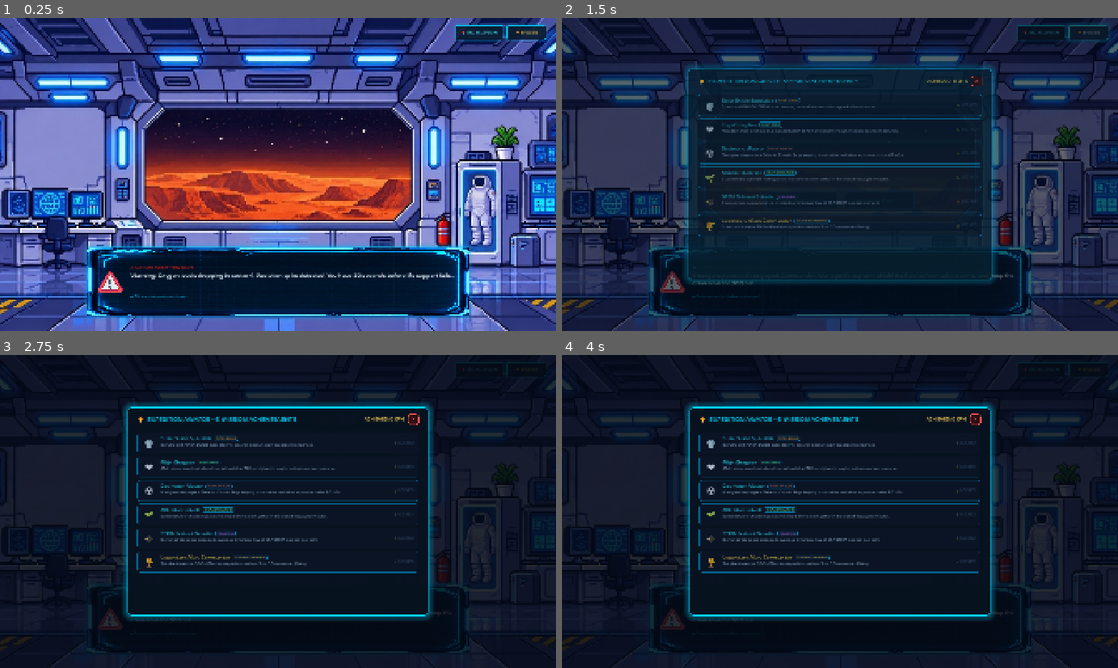
Above: before the commit, frames 1-4 (two rows, left to right).
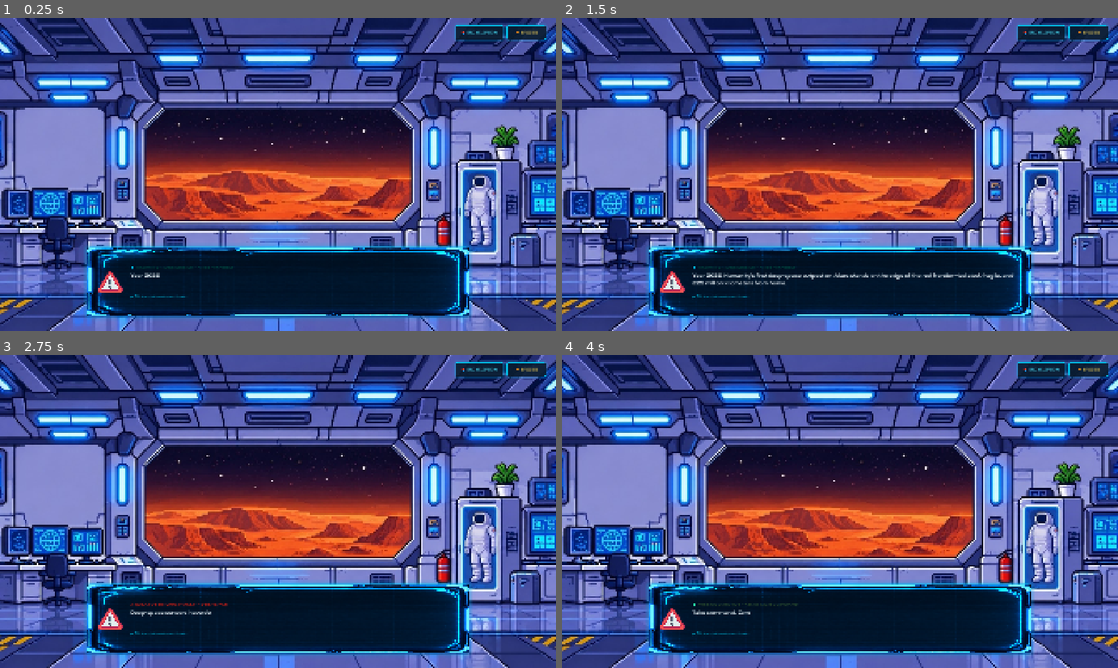
Above: after the commit, the same moments.

Repository: chaybentaleb/Astro_Care
Game: Godot game, scene res://scenes/main.tscn
Two runs of this game, one before a commit and one after it. Both use one fixed random seed, a clock stepped at 60 frames per second and the inputs below.
Inputs (mouse positions are in pixels of both pictures, inside the frame that each line leads up to):
- Up to frame 1 (0.25 s): no input
- Up to frame 2 (1.5 s): click "📚 ENCYCLOPEDIA" at 0.5 s; click "🏆 BADGES" at 1.25 s
- Up to frame 3 (2.75 s): click (316, 536) at 2 s, where only the run before the commit has a clickable "HOW TO PLAY ❓"
- Up to frame 4 (4 s): click (801, 536) at 2.75 s, where only the run before the commit has a clickable "START MISSION ▶"; click (801, 536) at 3.5 s, where only the run before the commit has a clickable "START MISSION ▶"

The runs differ from the first frame. In frame 1, 0.6% of the frame differs, in the area x 23-82%, y 79-84%; in frame 2, 83%; in frame 3, 86%, in the area x 0-100%, y 0-100%; in frame 4, 86%.

Commit message:
feat: 4-step intro storytelling with typewriter + crew teaser speech + menu reveal

Diff:
--- a/scenes/dialogue.gd
+++ b/scenes/dialogue.gd
@@ -14,7 +14,7 @@
 @onready var btn_start_mission: Button = %BtnStartMission
 @onready var btn_how_to_play: Button = %BtnHowToPlay
 
-# Top-Right Utility Buttons (Placeholder Hooks)
+# Top-Right Utility Buttons
 @onready var btn_encyclopedia: Button = %BtnEncyclopedia
 @onready var btn_badges: Button = %BtnBadges
 
@@ -23,6 +23,15 @@
 @onready var btn_close_how_to_play: Button = %BtnCloseHowToPlay
 @onready var btn_got_it: Button = %BtnGotIt
 
+# Crew Team Section
+@onready var crew_section: Control = %CrewSection if has_node("%CrewSection") else null
+@onready var crew_avatar_1: TextureRect = %CrewAvatar1 if has_node("%CrewAvatar1") else null
+@onready var crew_avatar_2: TextureRect = %CrewAvatar2 if has_node("%CrewAvatar2") else null
+@onready var crew_avatar_3: TextureRect = %CrewAvatar3 if has_node("%CrewAvatar3") else null
+@onready var crew_avatar_4: TextureRect = %CrewAvatar4 if has_node("%CrewAvatar4") else null
+@onready var crew_speech_bubble: PanelContainer = %CrewSpeechBubble if has_node("%CrewSpeechBubble") else null
+@onready var crew_speech_text: Label = %CrewSpeechText if has_node("%CrewSpeechText") else null
+
 var encyclopedia_scene = preload("res://scenes/EncyclopediaModal.tscn")
 var encyclopedia_instance: EncyclopediaModal = null
 
@@ -31,43 +40,72 @@
 
 var dialogue_index: int = 0
 var is_advancing: bool = false
-
-const DIALOGUE_STEPS: Array[String] = [
-	"Warning: Oxygen levels dropping in sector 4. Radiation spike detected. You have 30 seconds before life support fails...",
-	"Emergency protocols engaged, Commander. Manage life support, shield the habitat from solar storms, and keep the crew alive for 30 Sols!"
+var is_typewriting: bool = false
+var typewriter_tween: Tween = null
+var current_target_text: String = ""
+var current_phase: String = "intro"  # "intro", "crew_teaser", "menu"
+
+# Audio
+var audio_typewriter: AudioStreamPlayer = null
+var audio_click: AudioStreamPlayer = null
+var sfx_astrobot_speak: AudioStream = null
+var sfx_click: AudioStream = null
+
+# ─── Storytelling Steps ──────────────────────────────────────────────
+const INTRO_STEPS: Array[Dictionary] = [
+	{
+		"header": "📡 INCOMING TRANSMISSION • ARES-4 HABITAT",
+		"header_color": [0.0, 0.85, 1.0, 1.0],
+		"text": "Year 2026. Humanity's first deep-space outpost on Mars stands on the edge of the red frontier—isolated, fragile, and 225 million kilometers from home."
+	},
+	{
+		"header": "⚠️ SOLAR OBSERVATORY ALERT • DEEP SPACE",
+		"header_color": [1.0, 0.35, 0.25, 1.0],
+		"text": "Deep-space sensors have detected a massive surge in solar activity. Deadly X-class flares and coronal mass ejections are hurtling straight toward our sector."
+	},
+	{
+		"header": "☢️ CRITICAL SYSTEM WARNING • LIFE SUPPORT",
+		"header_color": [1.0, 0.6, 0.15, 1.0],
+		"text": "Power grids, oxygen recyclers, crops, and radiation shields are pushed to their limits. Every choice you make will decide who survives the storm."
+	},
+	{
+		"header": "🛡️ MISSION DIRECTIVE • ASTRO-CARE COMMAND",
+		"header_color": [0.2, 0.95, 0.7, 1.0],
+		"text": "Take command, Commander. Survive 30 Martian Sols, protect the crew from lethal radiation, and keep humanity's hope alive."
+	},
 ]
 
-func _ensure_nodes() -> void:
-	if dialogue_text == null:
-		dialogue_text = get_node_or_null("%DialogueText")
-	if click_hint == null:
-		click_hint = get_node_or_null("%ClickHint")
-	if header_label == null:
-		header_label = get_node_or_null("%HeaderLabel")
-	if warning_icon == null:
-		warning_icon = get_node_or_null("%WarningIcon")
-	if intro_control == null:
-		intro_control = get_node_or_null("IntroControl")
-	if dialogue_anchor == null:
-		dialogue_anchor = get_node_or_null("IntroControl/DialogueAnchor")
-	if action_buttons_center == null:
-		action_buttons_center = get_node_or_null("%ActionButtonsCenter")
-	if btn_start_mission == null:
-		btn_start_mission = get_node_or_null("%BtnStartMission")
-	if btn_how_to_play == null:
-		btn_how_to_play = get_node_or_null("%BtnHowToPlay")
-	if btn_encyclopedia == null:
-		btn_encyclopedia = get_node_or_null("%BtnEncyclopedia")
-	if btn_badges == null:
-		btn_badges = get_node_or_null("%BtnBadges")
-	if how_to_play_modal == null:
-		how_to_play_modal = get_node_or_null("%HowToPlayModal")
-	if btn_close_how_to_play == null:
-		btn_close_how_to_play = get_node_or_null("%BtnCloseHowToPlay")
-	if btn_got_it == null:
-		btn_got_it = get_node_or_null("%BtnGotIt")
-
-	# Ensure signal connections
+const CREW_TEASER_TEXT: String = "Are you ready to face the red storms, Commander? Let's secure the habitat!"
+
+func _ready() -> void:
+	_ensure_nodes()
+	_load_audio()
+	dialogue_index = 0
+	is_advancing = false
+	current_phase = "intro"
+
+	if intro_control:
+		intro_control.mouse_filter = Control.MOUSE_FILTER_PASS
+		if not intro_control.gui_input.is_connected(_on_gui_input):
+			intro_control.gui_input.connect(_on_gui_input)
+
+	if dialogue_anchor:
+		dialogue_anchor.mouse_filter = Control.MOUSE_FILTER_PASS
+		if not dialogue_anchor.gui_input.is_connected(_on_gui_input):
+			dialogue_anchor.gui_input.connect(_on_gui_input)
+
+	if action_buttons_center:
+		action_buttons_center.visible = false
+	if how_to_play_modal:
+		how_to_play_modal.visible = false
+	if crew_section:
+		crew_section.visible = false
+		crew_section.modulate.a = 0.0
+	if crew_speech_bubble:
+		crew_speech_bubble.visible = false
+		crew_speech_bubble.modulate.a = 0.0
+
+	# Connect action buttons
 	if btn_start_mission and not btn_start_mission.pressed.is_connected(_on_start_mission_pressed):
 		btn_start_mission.pressed.connect(_on_start_mission_pressed)
 	if btn_how_to_play and not btn_how_to_play.pressed.is_connected(_on_how_to_play_pressed):
@@ -81,95 +119,225 @@
 	if btn_badges and not btn_badges.pressed.is_connected(_on_badges_pressed):
 		btn_badges.pressed.connect(_on_badges_pressed)
 
-func _enter_tree() -> void:
-	_ensure_nodes()
-
-func _ready() -> void:
-	_ensure_nodes()
-	dialogue_index = 0
-	is_advancing = false
-
-	if intro_control:
-		intro_control.mouse_filter = Control.MOUSE_FILTER_PASS
-		if not intro_control.gui_input.is_connected(_on_gui_input):
-			intro_control.gui_input.connect(_on_gui_input)
-
-	if dialogue_anchor:
-		dialogue_anchor.mouse_filter = Control.MOUSE_FILTER_PASS
-		if not dialogue_anchor.gui_input.is_connected(_on_gui_input):
-			dialogue_anchor.gui_input.connect(_on_gui_input)
-
-	if action_buttons_center:
-		action_buttons_center.visible = false
-
-	if how_to_play_modal:
-		how_to_play_modal.visible = false
-
-	# Connect action buttons
-	if btn_start_mission and not btn_start_mission.pressed.is_connected(_on_start_mission_pressed):
-		btn_start_mission.pressed.connect(_on_start_mission_pressed)
-	if btn_how_to_play and not btn_how_to_play.pressed.is_connected(_on_how_to_play_pressed):
-		btn_how_to_play.pressed.connect(_on_how_to_play_pressed)
-	if btn_close_how_to_play and not btn_close_how_to_play.pressed.is_connected(_on_close_modal_pressed):
-		btn_close_how_to_play.pressed.connect(_on_close_modal_pressed)
-	if btn_got_it and not btn_got_it.pressed.is_connected(_on_close_modal_pressed):
-		btn_got_it.pressed.connect(_on_close_modal_pressed)
-
-	# Connect top-right utility buttons
-	if btn_encyclopedia and not btn_encyclopedia.pressed.is_connected(_on_encyclopedia_pressed):
-		btn_encyclopedia.pressed.connect(_on_encyclopedia_pressed)
-	if btn_badges and not btn_badges.pressed.is_connected(_on_badges_pressed):
-		btn_badges.pressed.connect(_on_badges_pressed)
-
-	# Instance EncyclopediaModal.tscn (hidden by default) in Intro/Main Menu scene
+	# Pre-instance EncyclopediaModal
 	if encyclopedia_instance == null or not is_instance_valid(encyclopedia_instance):
 		encyclopedia_instance = encyclopedia_scene.instantiate()
 		encyclopedia_instance.visible = false
 		add_child(encyclopedia_instance)
 
-	show_dialogue_step(0)
-
-func show_dialogue_step(index: int) -> void:
+	# Start first intro step with typewriter
+	_show_intro_step(0)
+
+func _load_audio() -> void:
+	# Create AudioStreamPlayers
+	audio_typewriter = AudioStreamPlayer.new()
+	audio_typewriter.bus = "Master"
+	audio_typewriter.volume_db = -6.0
+	add_child(audio_typewriter)
+
+	audio_click = AudioStreamPlayer.new()
+	audio_click.bus = "Master"
+	audio_click.volume_db = -4.0
+	add_child(audio_click)
+
+	# Load typing sound
+	if ResourceLoader.exists("res://assets/audios/astrobot_speak.wav"):
+		sfx_astrobot_speak = load("res://assets/audios/astrobot_speak.wav")
+	elif ResourceLoader.exists("res://assets/audio/sound effects/typing.mp3"):
+		sfx_astrobot_speak = load("res://assets/audio/sound effects/typing.mp3")
+
+	# Load click sound
+	if ResourceLoader.exists("res://assets/audio/sound effects/click.mp3.mp3"):
+		sfx_click = load("res://assets/audio/sound effects/click.mp3.mp3")
+	elif ResourceLoader.exists("res://assets/audio/sound effects/pop up bot.mp3"):
+		sfx_click = load("res://assets/audio/sound effects/pop up bot.mp3")
+
+func _ensure_nodes() -> void:
+	if dialogue_text == null: dialogue_text = get_node_or_null("%DialogueText")
+	if click_hint == null: click_hint = get_node_or_null("%ClickHint")
+	if header_label == null: header_label = get_node_or_null("%HeaderLabel")
+	if warning_icon == null: warning_icon = get_node_or_null("%WarningIcon")
+	if intro_control == null: intro_control = get_node_or_null("IntroControl")
+	if dialogue_anchor == null: dialogue_anchor = get_node_or_null("IntroControl/DialogueAnchor")
+	if action_buttons_center == null: action_buttons_center = get_node_or_null("%ActionButtonsCenter")
+	if btn_start_mission == null: btn_start_mission = get_node_or_null("%BtnStartMission")
+	if btn_how_to_play == null: btn_how_to_play = get_node_or_null("%BtnHowToPlay")
+	if btn_encyclopedia == null: btn_encyclopedia = get_node_or_null("%BtnEncyclopedia")
+	if btn_badges == null: btn_badges = get_node_or_null("%BtnBadges")
+	if how_to_play_modal == null: how_to_play_modal = get_node_or_null("%HowToPlayModal")
+	if btn_close_how_to_play == null: btn_close_how_to_play = get_node_or_null("%BtnCloseHowToPlay")
+	if btn_got_it == null: btn_got_it = get_node_or_null("%BtnGotIt")
+	if crew_section == null: crew_section = get_node_or_null("%CrewSection")
+	if crew_avatar_1 == null: crew_avatar_1 = get_node_or_null("%CrewAvatar1")
+	if crew_avatar_2 == null: crew_avatar_2 = get_node_or_null("%CrewAvatar2")
+	if crew_avatar_3 == null: crew_avatar_3 = get_node_or_null("%CrewAvatar3")
+	if crew_avatar_4 == null: crew_avatar_4 = get_node_or_null("%CrewAvatar4")
+	if crew_speech_bubble == null: crew_speech_bubble = get_node_or_null("%CrewSpeechBubble")
+	if crew_speech_text == null: crew_speech_text = get_node_or_null("%CrewSpeechText")
+
+# ─── Intro Storytelling ──────────────────────────────────────────────
+
+func _show_intro_step(index: int) -> void:
 	_ensure_nodes()
 	dialogue_index = index
 
-	if dialogue_text:
-		dialogue_text.autowrap_mode = TextServer.AUTOWRAP_WORD_SMART
-		if index >= 0 and index < DIALOGUE_STEPS.size():
-			dialogue_text.text = DIALOGUE_STEPS[index]
-
-	if index == 0:
-		if header_label:
-			header_label.text = "⚠️ CRITICAL ALERT • SECTOR 4"
-			header_label.modulate = Color(1.0, 0.35, 0.25, 1.0)
-		if click_hint:
-			click_hint.text = "▶ Click anywhere to continue..."
-			click_hint.visible = true
-		if action_buttons_center:
-			action_buttons_center.visible = false
-	else:
-		if header_label:
-			header_label.text = "🛡️ MISSION DIRECTIVE • ASTRO-CARE COMMAND"
-			header_label.modulate = Color(0.2, 0.9, 1.0, 1.0)
-		if click_hint:
-			click_hint.text = "▶ Select an option below to proceed."
-		if action_buttons_center:
-			action_buttons_center.visible = true
-			action_buttons_center.modulate.a = 0.0
-			action_buttons_center.scale = Vector2(0.9, 0.9)
-			action_buttons_center.pivot_offset = action_buttons_center.size / 2.0
-			var tween = create_tween().set_parallel(true)
-			tween.tween_property(action_buttons_center, "modulate:a", 1.0, 0.25)
-			tween.tween_property(action_buttons_center, "scale", Vector2(1.0, 1.0), 0.25).set_trans(Tween.TRANS_BACK).set_ease(Tween.EASE_OUT)
+	if index < 0 or index >= INTRO_STEPS.size():
+		return
+
+	var step = INTRO_STEPS[index]
+
+	# Show dialogue anchor, hide crew section
+	if dialogue_anchor:
+		dialogue_anchor.visible = true
+	if crew_section:
+		crew_section.visible = false
+
+	# Update header
+	if header_label:
+		header_label.text = step["header"]
+		var hc = step["header_color"]
+		header_label.modulate = Color(hc[0], hc[1], hc[2], hc[3])
+
+	# Update click hint
+	if click_hint:
+		click_hint.text = "▶ Click anywhere to continue..."
+		click_hint.visible = true
+
+	# Hide buttons during intro
+	if action_buttons_center:
+		action_buttons_center.visible = false
+
+	# Fade in with typewriter
+	if dialogue_anchor:
+		dialogue_anchor.modulate.a = 0.0
+		var fade = create_tween()
+		fade.tween_property(dialogue_anchor, "modulate:a", 1.0, 0.2)
+
+	_start_typewriter(step["text"], dialogue_text)
+
+func _transition_to_crew_teaser() -> void:
+	current_phase = "crew_teaser"
+
+	# Fade out the dialogue anchor
+	if dialogue_anchor:
+		var fade_out = create_tween()
+		fade_out.tween_property(dialogue_anchor, "modulate:a", 0.0, 0.3)
+		await fade_out.finished
+		dialogue_anchor.visible = false
+
+	# Show crew section with avatars popping in
+	if crew_section:
+		crew_section.visible = true
+		crew_section.modulate.a = 0.0
+		var fade_in = create_tween()
+		fade_in.tween_property(crew_section, "modulate:a", 1.0, 0.4)
+		await fade_in.finished
+
+	# Pop in each avatar sequentially
+	var avatars = [crew_avatar_1, crew_avatar_2, crew_avatar_3, crew_avatar_4]
+	for avatar in avatars:
+		if avatar:
+			avatar.modulate.a = 0.0
+			avatar.scale = Vector2(0.5, 0.5)
+			avatar.pivot_offset = avatar.size / 2.0
+
+	for i in range(avatars.size()):
+		var avatar = avatars[i]
+		if avatar:
+			var pop = create_tween().set_parallel(true)
+			pop.tween_property(avatar, "modulate:a", 1.0, 0.2)
+			pop.tween_property(avatar, "scale", Vector2(1.0, 1.0), 0.3).set_trans(Tween.TRANS_BACK).set_ease(Tween.EASE_OUT)
+			await pop.finished
+			# Small delay between each pop
+			if i < avatars.size() - 1:
+				await get_tree().create_timer(0.12).timeout
+
+	# Show crew speech bubble with typewriter
+	if crew_speech_bubble:
+		crew_speech_bubble.visible = true
+		crew_speech_bubble.modulate.a = 0.0
+		var bubble_fade = create_tween()
+		bubble_fade.tween_property(crew_speech_bubble, "modulate:a", 1.0, 0.25)
+		await bubble_fade.finished
+
+	_start_typewriter(CREW_TEASER_TEXT, crew_speech_text)
+
+func _transition_to_menu() -> void:
+	current_phase = "menu"
+
+	# Update click hint to indicate menu is ready
+	if click_hint:
+		click_hint.visible = false
+
+	# Show action buttons with smooth fade-in
+	if action_buttons_center:
+		action_buttons_center.visible = true
+		action_buttons_center.modulate.a = 0.0
+		action_buttons_center.scale = Vector2(0.85, 0.85)
+		action_buttons_center.pivot_offset = action_buttons_center.size / 2.0
+		var tween = create_tween().set_parallel(true)
+		tween.tween_property(action_buttons_center, "modulate:a", 1.0, 0.35)
+		tween.tween_property(action_buttons_center, "scale", Vector2(1.0, 1.0), 0.4).set_trans(Tween.TRANS_BACK).set_ease(Tween.EASE_OUT)
+
+# ─── Typewriter Engine ───────────────────────────────────────────────
+
+func _start_typewriter(target_text: String, label: Label) -> void:
+	if not label:
+		return
+	if typewriter_tween:
+		typewriter_tween.kill()
+
+	label.text = ""
+	current_target_text = target_text
+	is_typewriting = true
+
+	typewriter_tween = create_tween()
+	var char_duration := 0.028
+	var text_len := target_text.length()
+
+	for i in range(1, text_len + 1):
+		typewriter_tween.tween_callback(func():
+			if not is_typewriting:
+				return
+			label.text = target_text.substr(0, i)
+			# Play typing blip every 3 characters
+			if i % 3 == 0 and audio_typewriter and sfx_astrobot_speak:
+				audio_typewriter.stream = sfx_astrobot_speak
+				audio_typewriter.pitch_scale = randf_range(0.92, 1.12)
+				audio_typewriter.play()
+		)
+		typewriter_tween.tween_interval(char_duration)
+
+	typewriter_tween.finished.connect(func():
+		is_typewriting = false
+		_stop_typing_audio()
+	)
+
+func _finish_typewriting(label: Label) -> void:
+	if typewriter_tween:
+		typewriter_tween.kill()
+	is_typewriting = false
+	_stop_typing_audio()
+	if label:
+		label.text = current_target_text
+
+func _stop_typing_audio() -> void:
+	if audio_typewriter and audio_typewriter.playing:
+		audio_typewriter.stop()
+
+func _play_click_sound() -> void:
+	if audio_click and sfx_click:
+		audio_click.stream = sfx_click
+		audio_click.play()
+
+# ─── Input Handling ──────────────────────────────────────────────────
 
 func _input(event: InputEvent) -> void:
-	# Ignore input if encyclopedia or badges modal is open
+	# Ignore input if modals are open
 	if encyclopedia_instance and is_instance_valid(encyclopedia_instance) and encyclopedia_instance.visible:
 		return
 	if badges_instance and is_instance_valid(badges_instance) and badges_instance.visible:
 		return
-
-	# Modal handles Escape to close
 	if how_to_play_modal and how_to_play_modal.visible:
 		if event.is_action_pressed("ui_cancel"):
 			_on_close_modal_pressed()
@@ -207,25 +375,63 @@
 func handle_advance() -> void:
 	if is_advancing:
 		return
-	_ensure_nodes()
-
-	if dialogue_index < DIALOGUE_STEPS.size() - 1:
+
+	_play_click_sound()
+
+	match current_phase:
+		"intro":
+			_handle_intro_advance()
+		"crew_teaser":
+			_handle_crew_teaser_advance()
+		"menu":
+			pass  # Menu buttons handle their own presses
+
+func _handle_intro_advance() -> void:
+	_ensure_nodes()
+
+	# If typewriter is running, skip to full text
+	if is_typewriting:
+		_finish_typewriting(dialogue_text)
+		return
+
+	# Advance to next intro step
+	if dialogue_index < INTRO_STEPS.size() - 1:
 		is_advancing = true
 		dialogue_index += 1
-		show_dialogue_step(dialogue_index)
-
+		_show_intro_step(dialogue_index)
+
+		if is_inside_tree() and get_viewport():
+			get_viewport().set_input_as_handled()
 		if is_inside_tree():
-			if get_viewport():
-				get_viewport().set_input_as_handled()
 			var tree = get_tree()
 			if tree:
 				await tree.create_timer(0.2).timeout
 		is_advancing = false
+	else:
+		# Last intro step done — transition to crew teaser
+		is_advancing = true
+		_transition_to_crew_teaser()
+		is_advancing = false
+
+func _handle_crew_teaser_advance() -> void:
+	# If typewriter is running, skip to full text
+	if is_typewriting:
+		_finish_typewriting(crew_speech_text)
+		return
+
+	# Crew teaser done — show menu buttons
+	is_advancing = true
+	_transition_to_menu()
+	is_advancing = false
+
+# ─── Button Handlers ─────────────────────────────────────────────────
 
 func _on_start_mission_pressed() -> void:
+	_play_click_sound()
 	intro_finished.emit()
 
 func _on_how_to_play_pressed() -> void:
+	_play_click_sound()
 	_ensure_nodes()
 	if how_to_play_modal:
 		how_to_play_modal.visible = true
@@ -237,11 +443,13 @@
 		tween.tween_property(how_to_play_modal, "scale", Vector2(1.0, 1.0), 0.2).set_trans(Tween.TRANS_BACK).set_ease(Tween.EASE_OUT)
 
 func _on_close_modal_pressed() -> void:
+	_play_click_sound()
 	_ensure_nodes()
 	if how_to_play_modal:
 		how_to_play_modal.visible = false
 
 func _on_encyclopedia_pressed() -> void:
+	_play_click_sound()
 	_ensure_nodes()
 	if encyclopedia_instance == null or not is_instance_valid(encyclopedia_instance):
 		encyclopedia_instance = encyclopedia_scene.instantiate()
@@ -252,6 +460,7 @@
 	encyclopedia_instance.open()
 
 func _on_badges_pressed() -> void:
+	_play_click_sound()
 	_ensure_nodes()
 	if badges_instance == null or not is_instance_valid(badges_instance):
 		badges_instance = badges_scene.instantiate()
--- a/scenes/dialogue.tscn
+++ b/scenes/dialogue.tscn
@@ -4,6 +4,10 @@
 [ext_resource type="Texture2D" uid="uid://2gu2jx1gcrfj" path="res://assets/images/21d623573beaa53c541b76f24bc4a940-removebg-preview.png" id="2_bfpow"]
 [ext_resource type="FontFile" uid="uid://bvlgjyhyx0k0j" path="res://assets/fonts/Nasalization Rg.otf" id="3_fyky8"]
 [ext_resource type="Script" path="res://scenes/dialogue.gd" id="4_diag"]
+[ext_resource type="Texture2D" uid="uid://bvjmm5ywmht34" path="res://assets/images/C1H.png" id="5_c1h"]
+[ext_resource type="Texture2D" uid="uid://c7tphf1wj4kgy" path="res://assets/images/C2H.png" id="6_c2h"]
+[ext_resource type="Texture2D" uid="uid://c43olcra4hnae" path="res://assets/images/C3H.png" id="7_c3h"]
+[ext_resource type="Texture2D" uid="uid://ckaxdpxc747tl" path="res://assets/images/C4H.png" id="8_c4h"]
 
 [sub_resource type="StyleBoxFlat" id="StyleBoxFlat_frame"]
 bg_color = Color(0.02, 0.05, 0.1, 0.92)
@@ -137,6 +141,20 @@
 corner_radius_bottom_right = 6
 corner_radius_bottom_left = 6
 
+[sub_resource type="StyleBoxFlat" id="StyleBoxFlat_crew_bubble"]
+bg_color = Color(0.02, 0.06, 0.12, 0.94)
+border_width_left = 2
+border_width_top = 2
+border_width_right = 2
+border_width_bottom = 2
+border_color = Color(0.3, 0.95, 0.7, 0.85)
+corner_radius_top_left = 12
+corner_radius_top_right = 12
+corner_radius_bottom_right = 12
+corner_radius_bottom_left = 12
+shadow_color = Color(0.2, 1, 0.6, 0.3)
+shadow_size = 16
+
 [node name="DialogueLayer" type="CanvasLayer"]
 layer = 10
 script = ExtResource("4_diag")
@@ -344,6 +362,95 @@
 theme_override_styles/pressed = SubResource("StyleBoxFlat_btn_center_pressed")
 text = "HOW TO PLAY ❓"
 
+[node name="CrewSection" type="Control" parent="IntroControl"]
+unique_name_in_owner = true
+visible = false
+layout_mode = 1
+anchors_preset = 8
+anchor_left = 0.5
+anchor_top = 0.5
+anchor_right = 0.5
+anchor_bottom = 0.5
+offset_left = -500.0
+offset_top = -260.0
+offset_right = 500.0
+offset_bottom = 140.0
+grow_horizontal = 2
+grow_vertical = 2
+mouse_filter = 2
+
+[node name="CrewVBox" type="VBoxContainer" parent="IntroControl/CrewSection"]
+layout_mode = 1
+anchors_preset = 15
+anchor_right = 1.0
+anchor_bottom = 1.0
+grow_horizontal = 2
+grow_vertical = 2
+theme_override_constants/separation = 20
+alignment = 1
+
+[node name="AvatarRow" type="HBoxContainer" parent="IntroControl/CrewSection/CrewVBox"]
+layout_mode = 2
+theme_override_constants/separation = 32
+alignment = 1
+
+[node name="CrewAvatar1" type="TextureRect" parent="IntroControl/CrewSection/CrewVBox/AvatarRow"]
+unique_name_in_owner = true
+custom_minimum_size = Vector2(120, 170)
+layout_mode = 2
+texture = ExtResource("5_c1h")
+expand_mode = 1
+stretch_mode = 5
+
+[node name="CrewAvatar2" type="TextureRect" parent="IntroControl/CrewSection/CrewVBox/AvatarRow"]
+unique_name_in_owner = true
+custom_minimum_size = Vector2(120, 170)
+layout_mode = 2
+texture = ExtResource("6_c2h")
+expand_mode = 1
+stretch_mode = 5
+
+[node name="CrewAvatar3" type="TextureRect" parent="IntroControl/CrewSection/CrewVBox/AvatarRow"]
+unique_name_in_owner = true
+custom_minimum_size = Vector2(120, 170)
+layout_mode = 2
+texture = ExtResource("7_c3h")
+expand_mode = 1
+stretch_mode = 5
+
+[node name="CrewAvatar4" type="TextureRect" parent="IntroControl/CrewSection/CrewVBox/AvatarRow"]
+unique_name_in_owner = true
+custom_minimum_size = Vector2(120, 170)
+layout_mode = 2
+texture = ExtResource("8_c4h")
+expand_mode = 1
+stretch_mode = 5
+
+[node name="CrewSpeechBubble" type="PanelContainer" parent="IntroControl/CrewSection/CrewVBox"]
+unique_name_in_owner = true
+visible = false
+custom_minimum_size = Vector2(800, 80)
+layout_mode = 2
+size_flags_horizontal = 4
+theme_override_styles/panel = SubResource("StyleBoxFlat_crew_bubble")
+
+[node name="BubbleMargin" type="MarginContainer" parent="IntroControl/CrewSection/CrewVBox/CrewSpeechBubble"]
+layout_mode = 2
+theme_override_constants/margin_left = 28
+theme_override_constants/margin_top = 16
+theme_override_constants/margin_right = 28
+theme_override_constants/margin_bottom = 16
+
+[node name="CrewSpeechText" type="Label" parent="IntroControl/CrewSection/CrewVBox/CrewSpeechBubble/BubbleMargin"]
+unique_name_in_owner = true
+layout_mode = 2
+theme_override_colors/font_color = Color(0.9, 1, 0.95, 1)
+theme_override_fonts/font = ExtResource("3_fyky8")
+theme_override_font_sizes/font_size = 17
+text = ""
+horizontal_alignment = 1
+autowrap_mode = 3
+
 [node name="HowToPlayModal" type="PanelContainer" parent="IntroControl"]
 unique_name_in_owner = true
 visible = false
